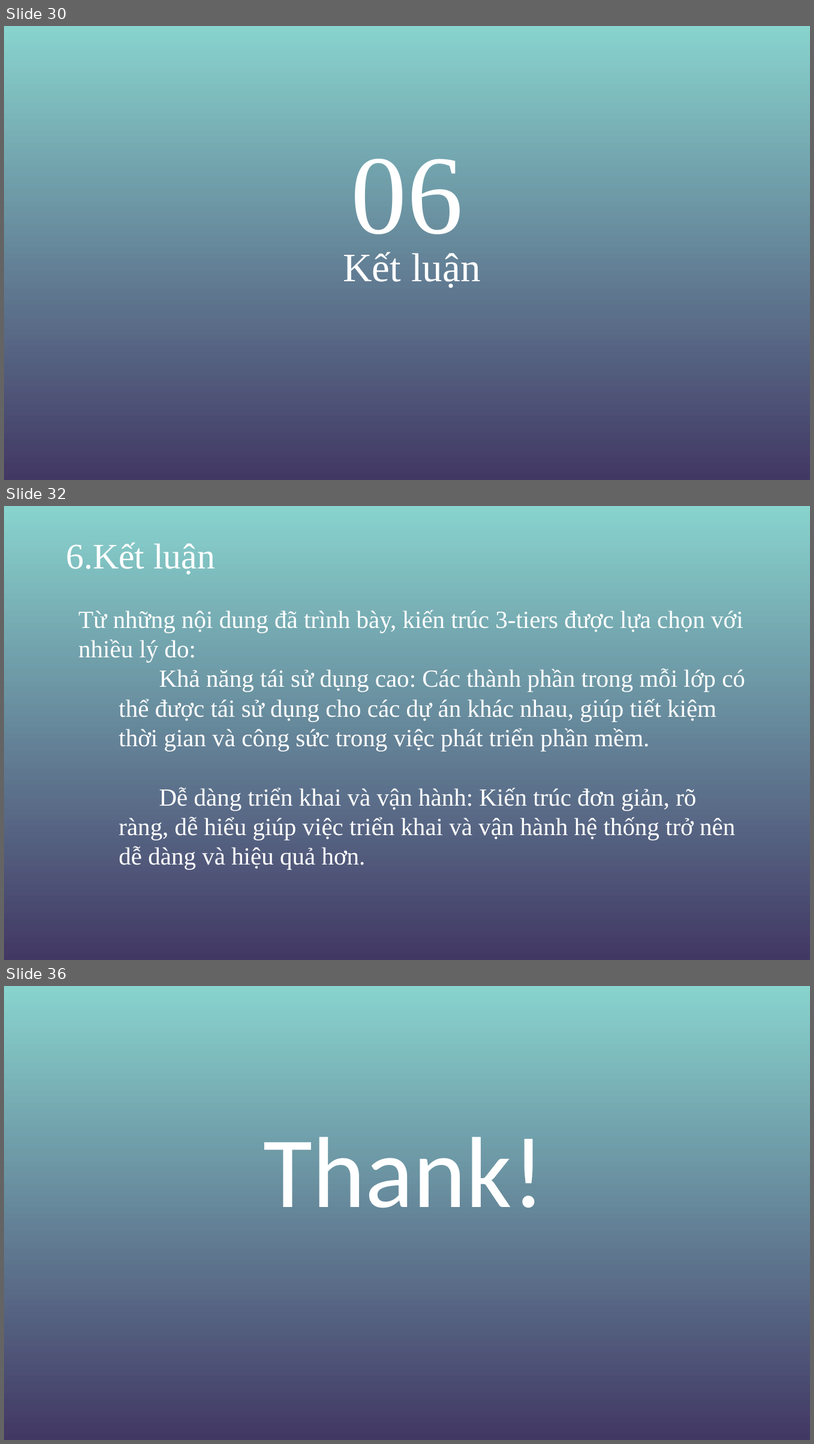
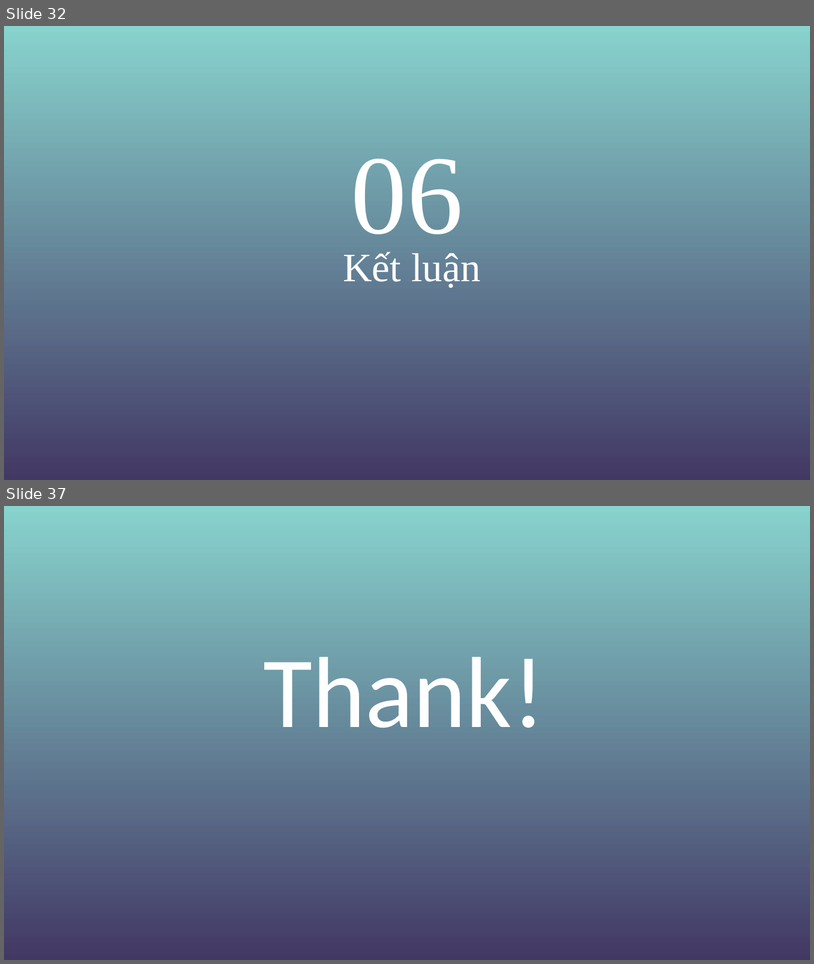
Before and after one commit to hoangtienmanhduc/Nhom14_KienTrucThietKePhanMem-, a slide deck: KTVTKPM.pptx. Shown one above the other, each under a label of ours: slides 30, 32 and 36 before the commit, slides 32 and 37 after it; the slides between them are not shown. The pictures are 814x1444 and 814x964 pixels, drawn with LibreOffice and Linux fonts; fonts in the diff are those of the drawing; background and template pictures are left out. Boxes give left, top, right and bottom in pixels: in the first picture for what was removed or moved away, otherwise in the second. Text is boxed around its words. In the diff, an @@ line names an element or a change of style, - is before the commit and + after.

```diff
--- a/KTVTKPM.pptx
+++ b/KTVTKPM.pptx
@@ slide 32 removed at (4, 506, 810, 960), background gradient #88D3CE to #423864 @@
@@ text removed at (66, 543, 215, 574) @@
-6.Kết luận
@@ text removed at (78, 610, 746, 869) @@
-Từ những nội dung đã trình bày, kiến trúc 3-tiers được lựa chọn với nhiều lý do:
-  Khả năng tái sử dụng cao: Các thành phần trong mỗi lớp có thể được tái sử dụng cho các dự án khác nhau, giúp tiết kiệm thời gian và công sức trong việc phát triển phần mềm.
-  Dễ dàng triển khai và vận hành: Kiến trúc đơn giản, rõ ràng, dễ hiểu giúp việc triển khai và vận hành hệ thống trở nên dễ dàng và hiệu quả hơn.
@@ what was slide 30 is now slide 32 @@
@@ what was slide 36 is now slide 37 @@
```
Also in this commit, not shown: 5 slides changed, 4 slides added, 2 other slides removed, 1 other file.
